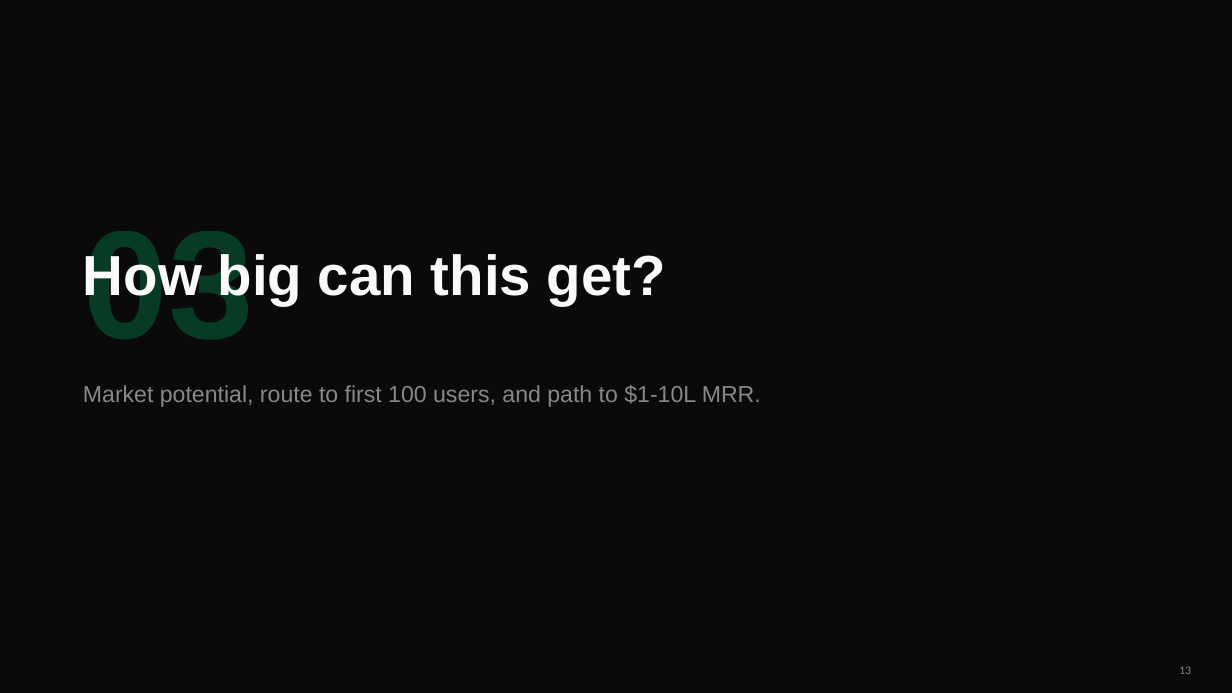
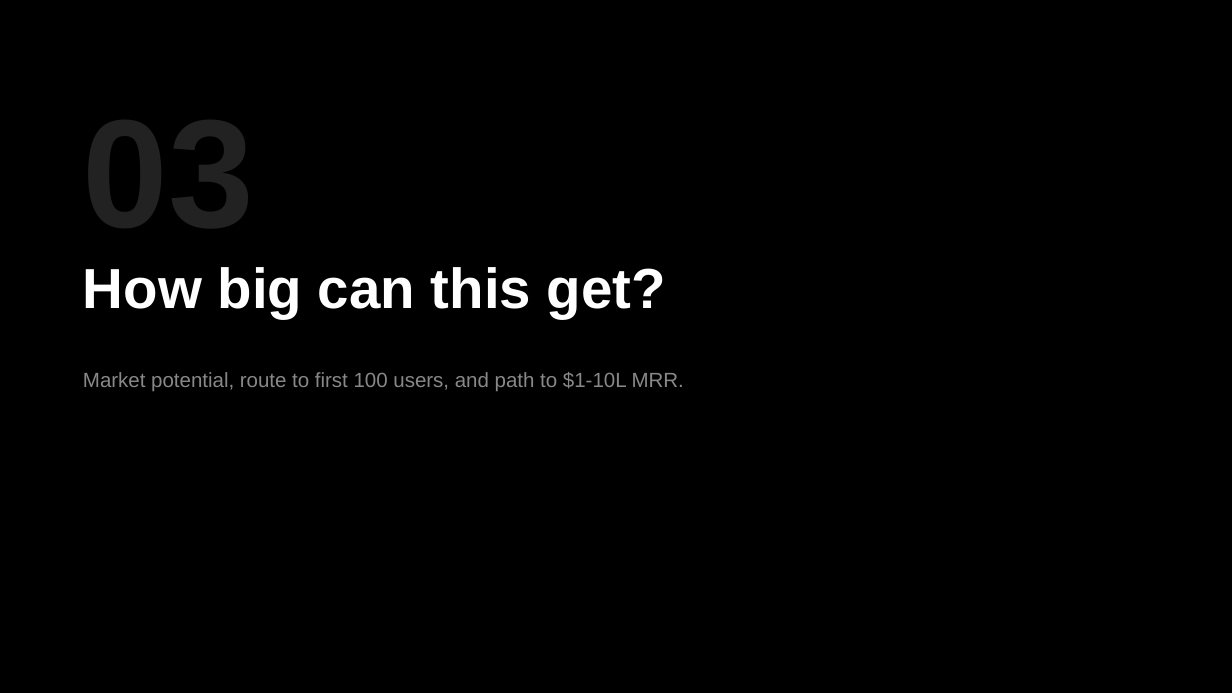
Before and after one commit to piyushhhxyz/AgentsOnAir, a slide deck: slide 13 of pitch-deck/AgentOnAir-Pitch.pptx. Drawn at 1232x693 pixels with LibreOffice and Linux fonts; fonts in the diff are those of the drawing. Boxes give left, top, right and bottom in pixels: in the first picture for what was removed or moved away, otherwise in the second. Text is boxed around its words. In the diff, an @@ line names an element or a change of style, - is before the commit and + after.

Commit message:
Rebuild pitch deck: light theme, monochromatic, bento layout, 21 slides
Complete redesign with:
- Light off-white background, monochromatic black/gray palette
- Bento grid layouts with rounded cards and subtle shadows
- 4 section dividers (black bg) for the user's 4 key questions
- Personal assistant narrative front and center (email agent story)
- Deep research with citations: MarketsandMarkets, Stack Overflow 2025,
  PwC, Gartner, npm/Docker/HuggingFace precedents
- Route to first 100 users playbook
- Business model with MRR projections
- Competitive landscape table
- 21 slides total, 488KB

```diff
--- a/pitch-deck/AgentOnAir-Pitch.pptx
+++ b/pitch-deck/AgentOnAir-Pitch.pptx
@@ background #0A0A0A to #000000 @@
@@ text "How big can this get?": place and size @@
-text "How big can this get?" at [83, 250, 666, 305]
+text "How big can this get?" at [83, 267, 666, 319]
@@ text "How big can this get?" at [83, 267, 666, 319]: text colour #FAFAFA to #FFFFFF @@
@@ text removed at [83, 231, 254, 339] @@
-03
@@ text "Market potential, route to first ..." at [83, 372, 684, 391]: size 18 to 16 pt; line spacing 1.4 to 1 @@
@@ page number removed at [1179, 666, 1191, 674] @@
-13
```
Also in this commit, not shown: 17 other slides changed, 3 slides added, 4 slides removed.
